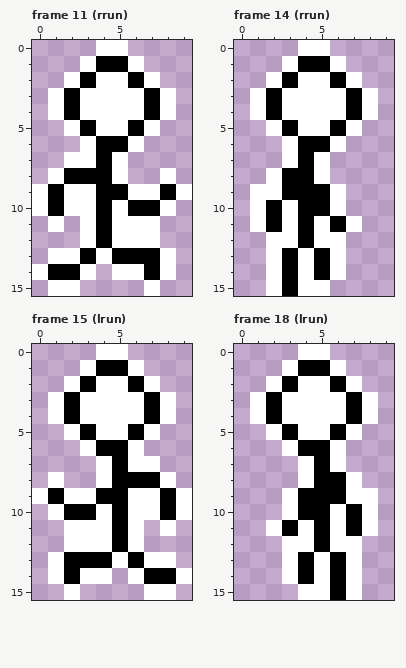
Two states of a pixel-art file, asset_src/aw.aseprite. The first picture shows the starting point.
10x16 pixels, 18 frames. Shown: frame 11 (rrun), frame 14 (rrun), frame 15 (lrun), frame 18 (lrun). The commit also changed other frames, which this record leaves out.
Once edited:
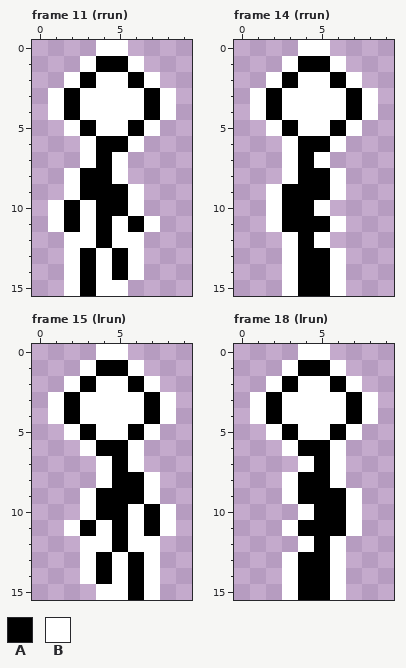
Palette (. is transparent): A #000000  B #ffffff
The exact change:
Frame 11 (rrun):
Colour A now appears in row 11 at x 2; in row 15 at x 3.
The author changed colour B to colour A in row 9 at x 3; in row 10 at x 2 and 5; in row 11 at x 6; in row 14 at x 3 and 5.
Colour B now appears in row 12 at x 2; in row 14 at x 4; in row 15 at x 4 to 5.
The author changed colour A to colour B in row 8 at x 2; in row 10 at x 1 and 6; in row 13 at x 6; in row 14 at x 2.
Colour A is gone in row 9 at x 1 and 8; in row 10 at x 7; in row 13 at x 7; in row 14 at x 1 and 7.
Colour B is gone in row 7 at x 2; in row 8 at x 1 and 8; in row 9 at x 0, 7 and 9; in row 10 at x 0 and 8; in row 12 at x 7; in row 13 at x 1 and 8.
Colour B is gone in row 14 at x 0 and 8; in row 15 at x 1 and 7.
Frame 14 (rrun):
The author changed colour B to colour A in row 8 at x 5; in row 10 at x 3; in row 11 at x 3 and 5; in rows 13 to 14 at x 4; in row 15 at x 4 to 5.
Colour B now appears in row 8 at x 6; in row 15 at x 6.
The author changed colour A to colour B in row 8 at x 3; in row 10 at x 2 and 5; in row 11 at x 2 and 6; in rows 13 to 15 at x 3.
Colour B is gone in row 8 at x 2; in row 9 at x 1; in row 10 at x 1 and 6; in row 11 at x 1 and 7; in row 12 at x 2 and 6; in rows 13 to 15 at x 2.
Frame 15 (lrun):
Colour A now appears in row 11 at x 7; in row 15 at x 6.
The author changed colour B to colour A in row 9 at x 6; in row 10 at x 4 and 7; in row 11 at x 3; in row 14 at x 4 and 6.
Colour B now appears in row 12 at x 7; in row 14 at x 5; in row 15 at x 4 to 5.
The author changed colour A to colour B in row 8 at x 7; in row 10 at x 3 and 8; in row 13 at x 3; in row 14 at x 7.
Colour A is gone in row 9 at x 1 and 8; in row 10 at x 2; in row 13 at x 2; in row 14 at x 2 and 8.
Colour B is gone in row 7 at x 7; in row 8 at x 1 and 8; in row 9 at x 0, 2 and 9; in row 10 at x 1 and 9; in row 12 at x 2; in row 13 at x 1 and 8.
Colour B is gone in row 14 at x 1 and 9; in row 15 at x 2 and 8.
Frame 18 (lrun):
The author changed colour B to colour A in row 8 at x 4; in row 10 at x 6; in row 11 at x 4 and 6; in rows 13 to 14 at x 5; in row 15 at x 4 to 5.
Colour B now appears in row 8 at x 3; in row 15 at x 3.
The author changed colour A to colour B in row 8 at x 6; in row 10 at x 4 and 7; in row 11 at x 3 and 7; in rows 13 to 15 at x 6.
Colour B is gone in row 8 at x 7; in row 9 at x 8; in row 10 at x 3 and 8; in row 11 at x 2 and 8; in row 12 at x 3 and 7; in rows 13 to 15 at x 7.
Boxes around the changes in both pictures, in picture pixels (x1, y1, x2, y2):
changed: (32, 152, 192, 296)
changed: (250, 168, 362, 296)
changed: (32, 456, 192, 600)
changed: (266, 472, 378, 600)
